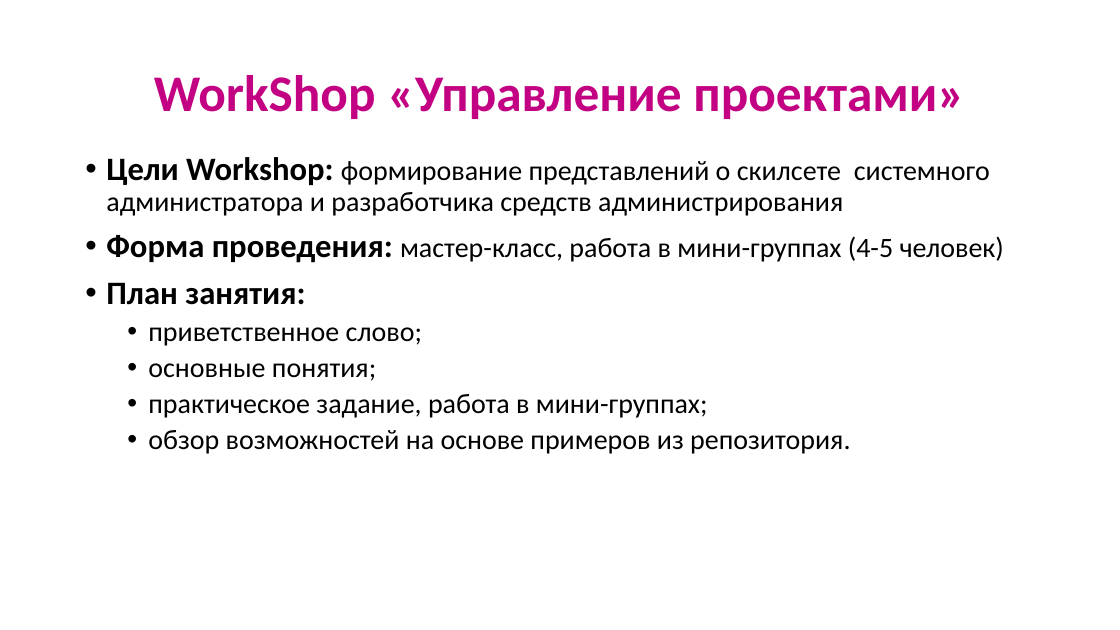
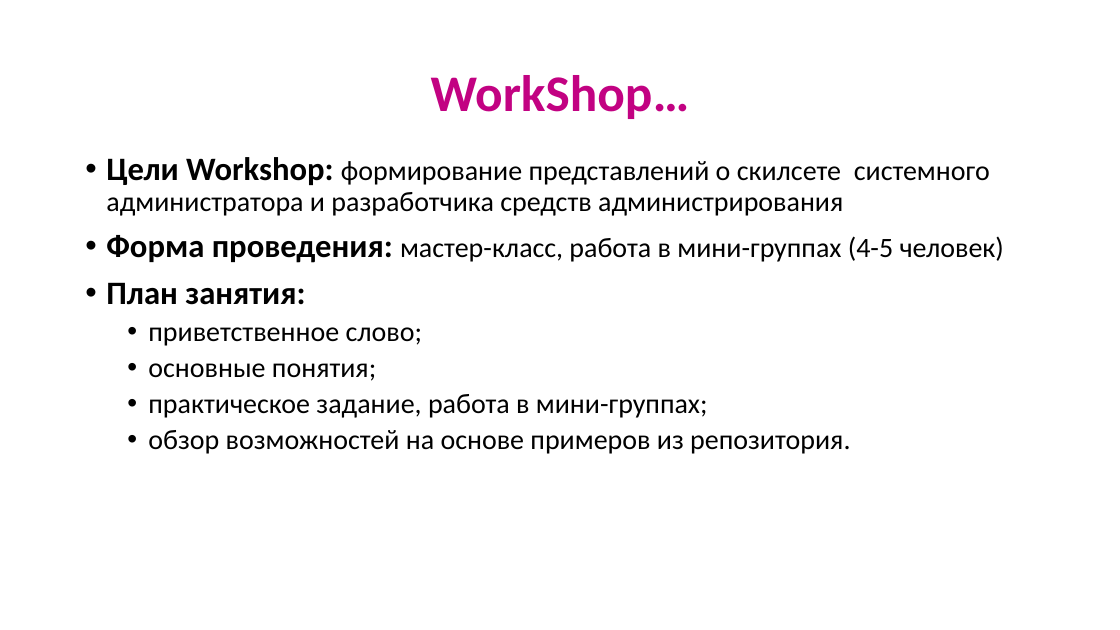
Before and after one commit to IvanSibirevV2/HowTo_Bat, a slide deck: slide 2 of Workshop/WShop.pptx. Drawn at 1120x630 pixels with LibreOffice and Linux fonts; fonts in the diff are those of the drawing. Boxes give left, top, right and bottom in pixels: in the first picture for what was removed or moved away, otherwise in the second. Text is boxed around its words. In the diff, an @@ line names an element or a change of style, - is before the commit and + after.

```diff
--- a/Workshop/WShop.pptx
+++ b/Workshop/WShop.pptx
@@ title at <box>431,75,690,119</box>: text changed @@
-WorkShop «Управление проектами»
+WorkShop…
```
Also in this commit, not shown: 5 other files.
